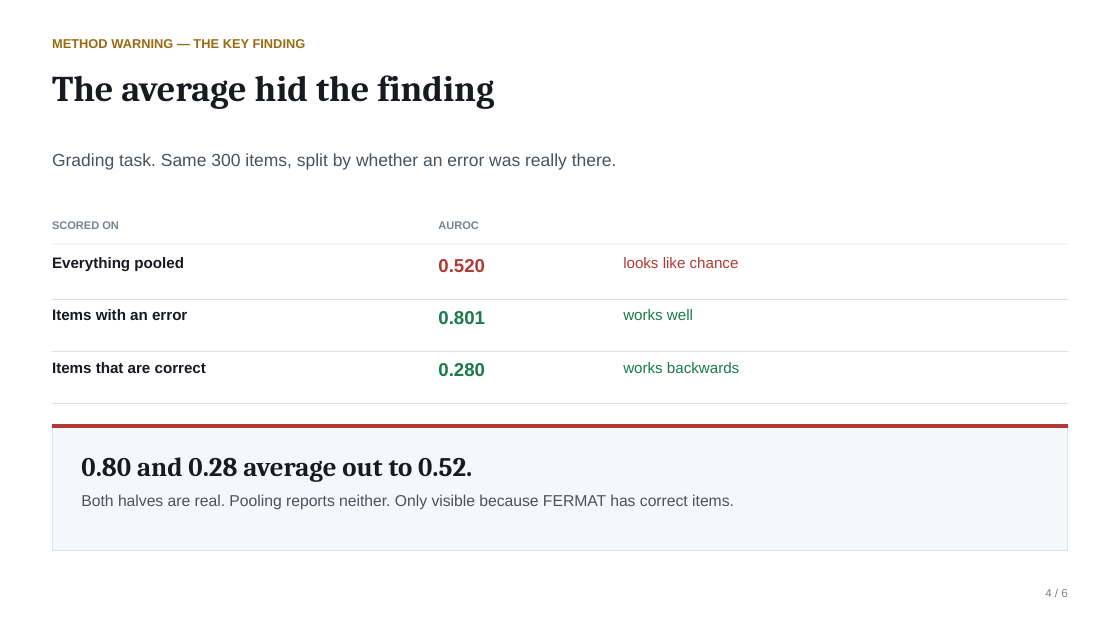
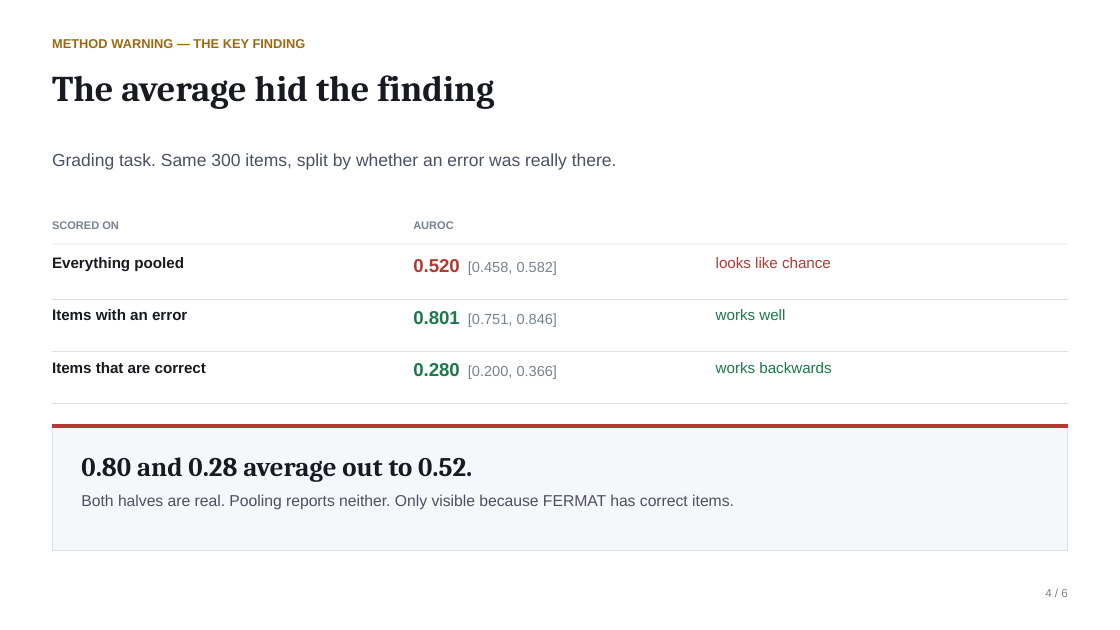
Before and after one commit to sepehrmaleki369/uncertainty-math-vlm, a slide deck: slide 4 of slides/fermat_findings.pptx. Drawn at 1120x630 pixels with LibreOffice and Linux fonts; fonts in the diff are those of the drawing. Boxes give left, top, right and bottom in pixels: in the first picture for what was removed or moved away, otherwise in the second. Text is boxed around its words. In the diff, an @@ line names an element or a change of style, - is before the commit and + after.

```diff
--- a/slides/fermat_findings.pptx
+++ b/slides/fermat_findings.pptx
@@ text "AUROC": place and size @@
-text "AUROC" at (438, 221, 479, 229)
+text "AUROC" at (413, 221, 454, 229)
@@ text at (413, 259, 558, 275): text changed; size 16 to 12.5 pt; text colour #B23A34 to #79828F; bold off @@
-0.520
+0.520 [0.458, 0.582]
@@ text "looks like chance": place and size @@
-text "looks like chance" at (623, 257, 739, 268)
+text "looks like chance" at (716, 257, 831, 268)
@@ text at (413, 311, 558, 327): text changed; size 16 to 12.5 pt; text colour #1B7A4B to #79828F; bold off @@
-0.801
+0.801 [0.751, 0.846]
@@ text "works well": place and size @@
-text "works well" at (623, 309, 693, 320)
+text "works well" at (716, 309, 785, 320)
@@ text "works backwards": place and size @@
-text "works backwards" at (623, 362, 739, 373)
+text "works backwards" at (716, 362, 831, 373)
@@ text at (413, 363, 558, 379): text changed; size 16 to 12.5 pt; text colour #1B7A4B to #79828F; bold off @@
-0.280
+0.280 [0.200, 0.366]
```
Also in this commit, not shown: 2 other slides changed, 1 other file.
